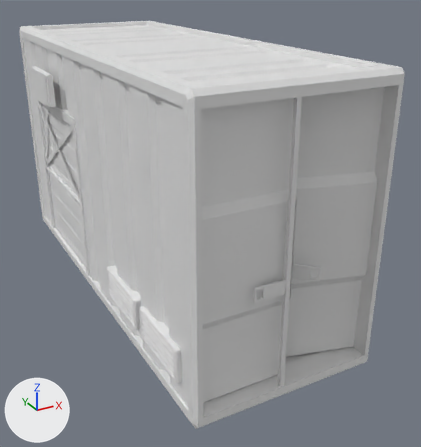
The FBX model Assets/Art/Models/Enviroment/long03.fbx as it was, and as the next commit left it.
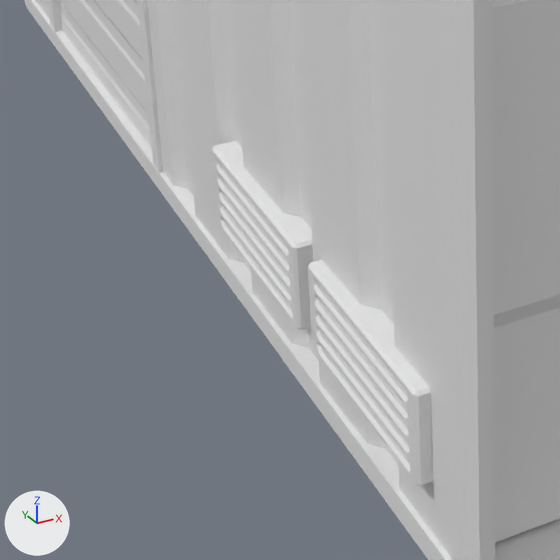
The first picture shows the older version from a 50 mm camera at (-4.17, -9.25, 5.57) aimed at (0.51, -0.73, 1.31). The close-ups show both versions on the part from 8% to 54% of the width and 49% to 91% of the height of that picture; other places that the commit changed are outside them. Every picture has the same lights, and +X, +Y and +Z are marked at lower left. Materials are left out; every surface is plain grey. Where no turn or scale is listed for an object, it has been applied to the vertices.
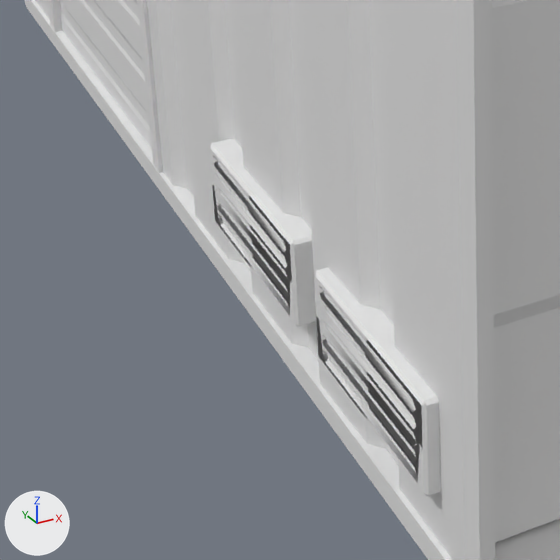
Changed parts and their boxes (x1, y1, x2, y2) in the close-ups (560 x 560 px):
'pasted__pPlane47', shading changed, moved: before (308, 260, 433, 486); after (314, 267, 441, 496)
'pasted__pPlane46', shading changed, moved: before (212, 141, 313, 330); after (209, 139, 316, 327)

The change, as a list of edits to the scene's bpy script:
```text
Change me_mesh_035:
    where me_mesh_035.from_pydata(...)  # 208 vertices, 180 faces; spans x -0.057..0.159, y -0.626..0.626, z -0.269..0.251
    used by ob_pasted__pplane47; location = (-1.493, -2.925, 0.762)
    me_mesh_035 part 1: edges marked sharp go from 332 to 302
Change me_mesh_010:
    where me_mesh_010.from_pydata(...)  # 208 vertices, 180 faces; spans x -0.057..0.159, y -0.626..0.626, z -0.269..0.251
    used by ob_pasted__pplane46; location = (-1.493, -1.504, 0.762)
    me_mesh_010 part 2: edges marked sharp go from 332 to 302
Change ob_pasted__pplane47:
    ob_pasted__pplane47.location: (-1.493, -2.925, 0.762) -> (-1.493, -3.006, 0.762)
Change ob_pasted__pplane46:
    ob_pasted__pplane46.location: (-1.493, -1.504, 0.762) -> (-1.493, -1.469, 0.762)
```
